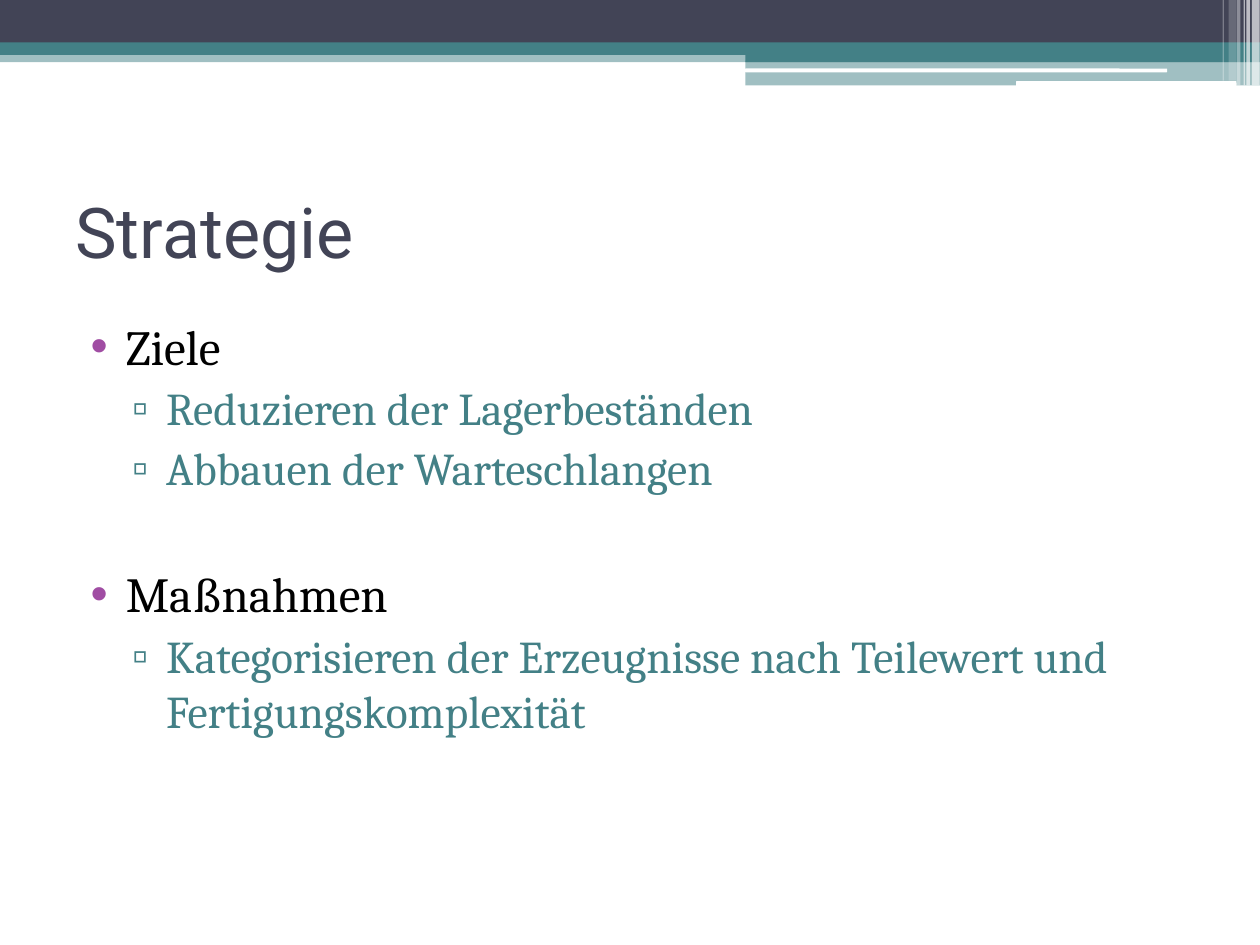
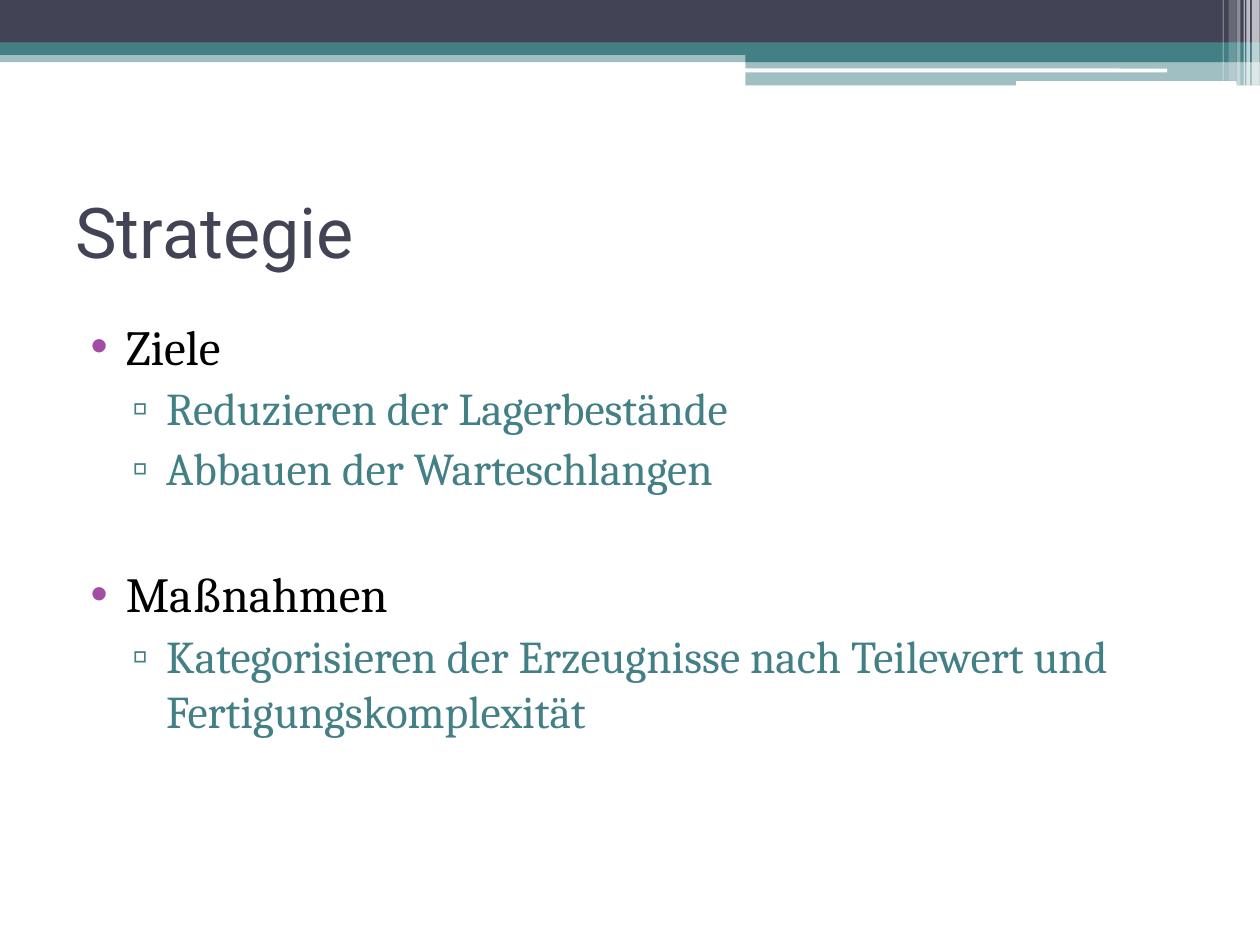
Before and after one commit to sven2101/IBSys2, a slide deck: slide 9 of Präsi/Supply Chain Manager_v2.pptx. Drawn at 1260x945 pixels with LibreOffice and Linux fonts; fonts in the diff are those of the drawing. Boxes give left, top, right and bottom in pixels: in the first picture for what was removed or moved away, otherwise in the second. Text is boxed around its words. In the diff, an @@ line names an element or a change of style, - is before the commit and + after.

```diff
--- a/Präsi/Supply Chain Manager_v2.pptx
+++ b/Präsi/Supply Chain Manager_v2.pptx
@@ text at (x1=166, y1=393, x2=727, y2=435): text changed @@
-  ▫ Reduzieren der Lagerbeständen
+  ▫ Reduzieren der Lagerbestände
```
Also in this commit, not shown: 3 other slides changed, 1 other file.
